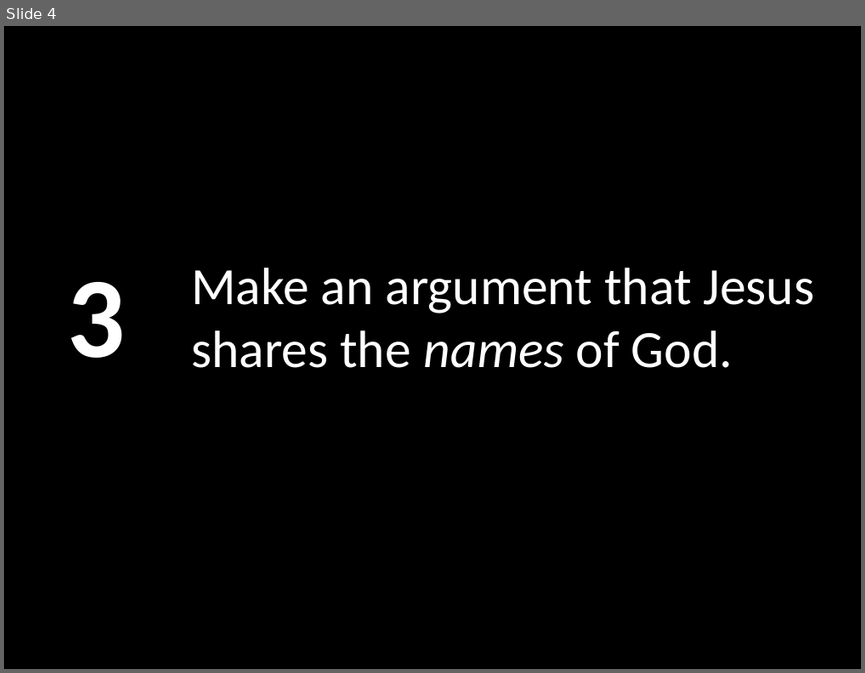
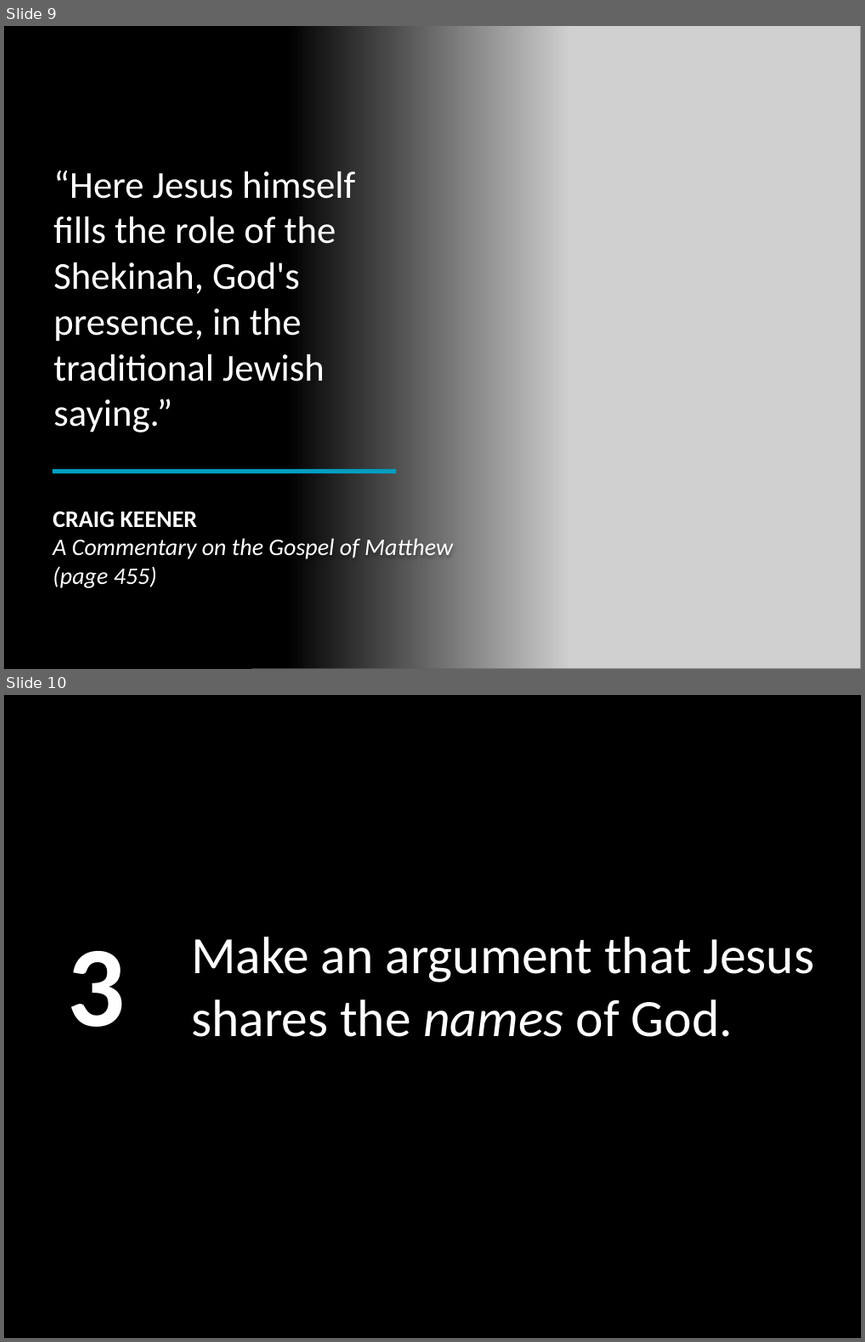
Before and after one commit to LukeMurphey/Ai1L, a slide deck: companion-website/public/files/20. Jesus didn't claim to be God.pptx. Shown one above the other, each under a label of ours: slide 4 before the commit, slides 9 and 10 after it. The pictures are 865x673 and 865x1342 pixels, drawn with LibreOffice and Linux fonts; fonts in the diff are those of the drawing; grey boxes stand for pictures. Boxes give left, top, right and bottom in pixels: in the first picture for what was removed or moved away, otherwise in the second. Text is boxed around its words. In the diff, an @@ line names an element or a change of style, - is before the commit and + after.

```diff
--- a/companion-website/public/files/20. Jesus didn't claim to be God.pptx
+++ b/companion-website/public/files/20. Jesus didn't claim to be God.pptx
@@ slide 9 added at (4, 26, 861, 669), background #000000 @@
@@ rectangle added at (4, 26, 568, 669), fill gradient #000000 @@
@@ picture added at (251, 26, 861, 669) @@
@@ text added at (53, 170, 355, 432), 32 pt, text #FFFFFF @@
+“Here Jesus himself fills the role of the Shekinah, God's presence, in the traditional Jewish saying.”
@@ rectangle added at (52, 469, 396, 473), fill #009EC0 @@
@@ text added at (52, 510, 453, 588), 20 pt, text #FFFFFF, italic @@
+CRAIG KEENER
+A Commentary on the Gospel of Matthew (page 455)
@@ what was slide 4 is now slide 10 @@
```
Also in this commit, not shown: 11 other slides added, 1 slide removed, 2 other files.
